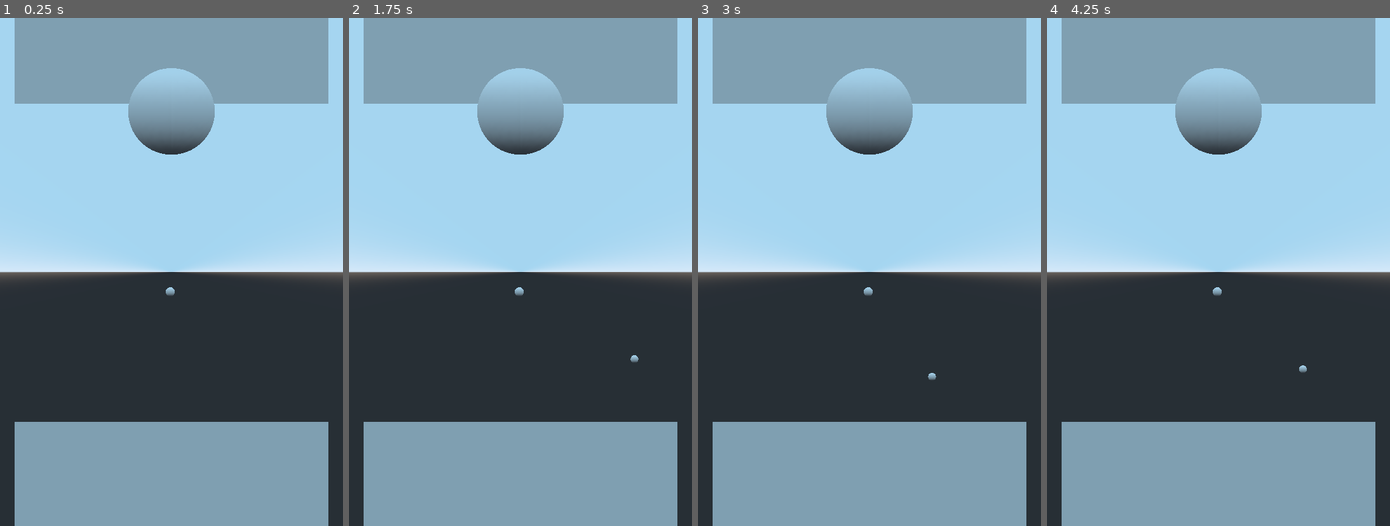
Above: before the commit, frames 1-4 (left to right).
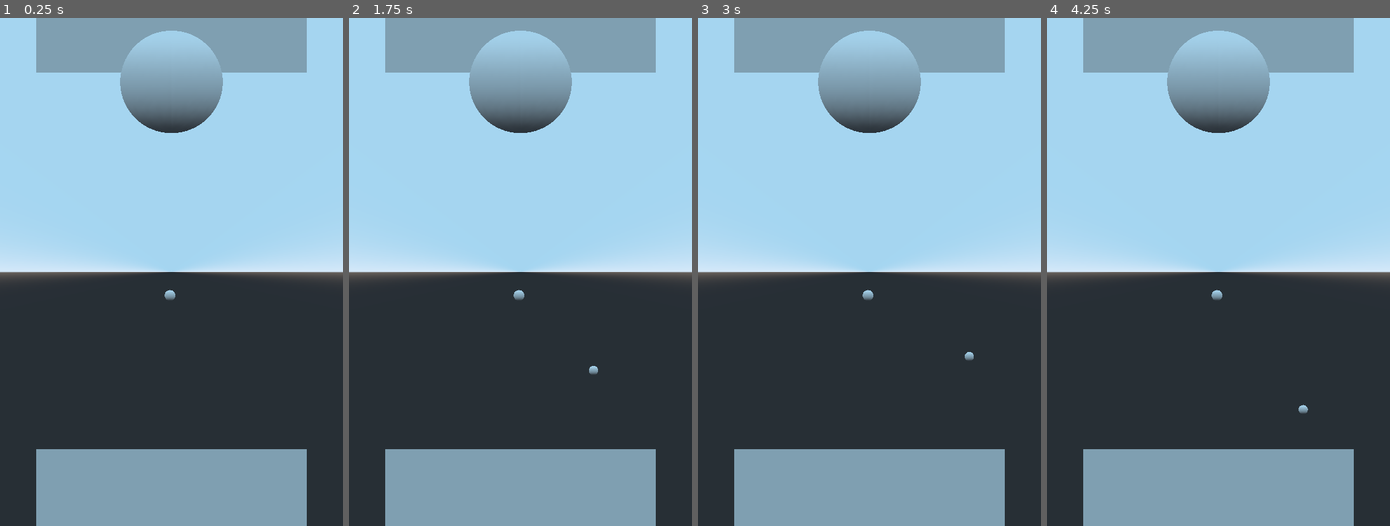
Above: after the commit, the same moments.

Repository: beothorn/librethrow
Game: Godot game, scene res://playStage/PlayStage.tscn
Same seed, same stepped clock (60 frames per second), same inputs: the game is played once before the commit and once after it.
Inputs (mouse positions are in pixels of both pictures, inside the frame that each line leads up to):
- Up to frame 1 (0.25 s): no input
- Up to frame 2 (1.75 s): tap Enter at 0.5 s; move the mouse to (595, 246) at 0.52 s; click (595, 246) at 0.67 s; tap Space at 1.25 s; move the mouse to (451, 297) at 1.27 s; click (451, 297) at 1.42 s
- Up to frame 3 (3 s): move the mouse to (903, 160) at 2.02 s; click (903, 160) at 2.17 s; move the mouse to (852, 373) at 2.77 s; click (852, 373) at 2.92 s
- Up to frame 4 (4.25 s): tap Enter at 3.5 s; move the mouse to (1321, 348) at 3.52 s; click (1321, 348) at 3.67 s

The runs differ from the first frame. In frame 1, 17% of the frame differs, in the area x 4-96%, y 0-100%; in frame 2, 17%; in frame 3, 17%; in frame 4, 17%.
Error before the commit: Invalid get index 'position' (on base: 'InputEventKey'). (res://playStage/PlayStage.gd:29)
Error after the commit: Invalid get index 'position' (on base: 'InputEventKey'). (res://playStage/PlayStage.gd:37)

Commit message:
Trying to have collisions

Diff:
--- a/game/playStage/PlayStage.gd
+++ b/game/playStage/PlayStage.gd
@@ -1,11 +1,13 @@
 extends Spatial
 
 onready var ball = get_node("/root/GameRoom/Ball")
+onready var ball_collision_shape = get_node("/root/GameRoom/Ball/Ball_collision")
+onready var floor_collision_shape = get_node("/root/GameRoom/Walls/Walls_collisions/Floor_collision")
 
 var throwing = false
 
 func _ready():
-	PhysicsServer.area_set_param(get_world().get_space(), PhysicsServer.AREA_PARAM_GRAVITY_VECTOR, Vector3(0, -1, 0))
+	set_process(true)
 
 func _on_StaticBody_input_event(camera, event, click_position, click_normal, shape_idx):
 	pass
@@ -19,6 +21,12 @@
 	throw_direction = throw_direction * 15
 	ball.apply_impulse(Vector3(0,0,0), throw_direction)
 
+func _process(delta):
+	#if ball_collision_shape.collide(ball_collision_shape.get_transform(), floor_collision_shape, floor_collision_shape.get_transform()):
+	#	throwing = false
+	#	ball.set_linear_velocity(Vector3(0,0,0))
+	pass
+
 func _input(event):
 	var mouse_click = event as InputEventMouseButton
 	if mouse_click and mouse_click.button_index == 1 and mouse_click.pressed:
--- a/game/playStage/PlayStage.tscn
+++ b/game/playStage/PlayStage.tscn
@@ -20,10 +20,10 @@
 height = 4.0
 
 [sub_resource type="CubeMesh" id=6]
-size = Vector3( 14.5, 7.73, 7.19 )
+size = Vector3( 10.53, 7.73, 7.19 )
 
 [sub_resource type="BoxShape" id=7]
-extents = Vector3( 0.682512, 11.3613, 13.0738 )
+extents = Vector3( 0.683, 8.044, 2.474 )
 
 [sub_resource type="SphereMesh" id=8]
 radius = 0.21
@@ -38,7 +38,7 @@
 [node name="Camera" type="Camera" parent="."]
 transform = Transform( 1, 0, 0, 0, 1, 0, 0, 0, 1, 0, -7.379, 4.072 )
 projection = 1
-size = 23.44
+size = 19.8
 
 [node name="Ball" type="RigidBody" parent="."]
 physics_material_override = SubResource( 1 )
@@ -47,7 +47,7 @@
 [node name="Ball" type="CSGMesh" parent="Ball"]
 mesh = SubResource( 3 )
 
-[node name="CollisionShape" type="CollisionShape" parent="Ball"]
+[node name="Ball_collision" type="CollisionShape" parent="Ball"]
 shape = SubResource( 4 )
 
 [node name="Aim" type="CSGMesh" parent="."]
@@ -64,18 +64,18 @@
 transform = Transform( 1, 0, 0, 0, 1, 0, 0, 0, 1, 0, -18.156, -3.44987 )
 mesh = SubResource( 6 )
 
-[node name="KinematicBody" type="StaticBody" parent="Walls"]
+[node name="Walls_collisions" type="StaticBody" parent="Walls"]
 
-[node name="CollisionShape" type="CollisionShape" parent="Walls/KinematicBody"]
-transform = Transform( -4.37114e-08, 1, 0, -1, -4.37114e-08, 0, 0, 0, 1, 0.00975704, -14.9732, 0.0454814 )
+[node name="Floor_collision" type="CollisionShape" parent="Walls/Walls_collisions"]
+transform = Transform( -4.37114e-08, 1, 0, -1, -4.37114e-08, 0, 0, 0, 1, 0.01, -14.973, 0 )
 shape = SubResource( 7 )
 
-[node name="CollisionShape2" type="CollisionShape" parent="Walls/KinematicBody"]
-transform = Transform( 1, 0, 0, 0, 1, 0, 0, 0, 1, 7.21637, -7.41317, 0.0454814 )
+[node name="CollisionShape2" type="CollisionShape" parent="Walls/Walls_collisions"]
+transform = Transform( 1, 0, 0, 0, 1, 0, 0, 0, 1, 5.951, -6.241, 0 )
 shape = SubResource( 7 )
 
-[node name="CollisionShape3" type="CollisionShape" parent="Walls/KinematicBody"]
-transform = Transform( 1, 0, 0, 0, 1, 0, 0, 0, 1, -7.13503, -7.41317, 0.0454814 )
+[node name="CollisionShape3" type="CollisionShape" parent="Walls/Walls_collisions"]
+transform = Transform( 1, 0, 0, 0, 1, 0, 0, 0, 1, -5.949, -6.241, 0 )
 shape = SubResource( 7 )
 
 [node name="Stones" type="Spatial" parent="."]
